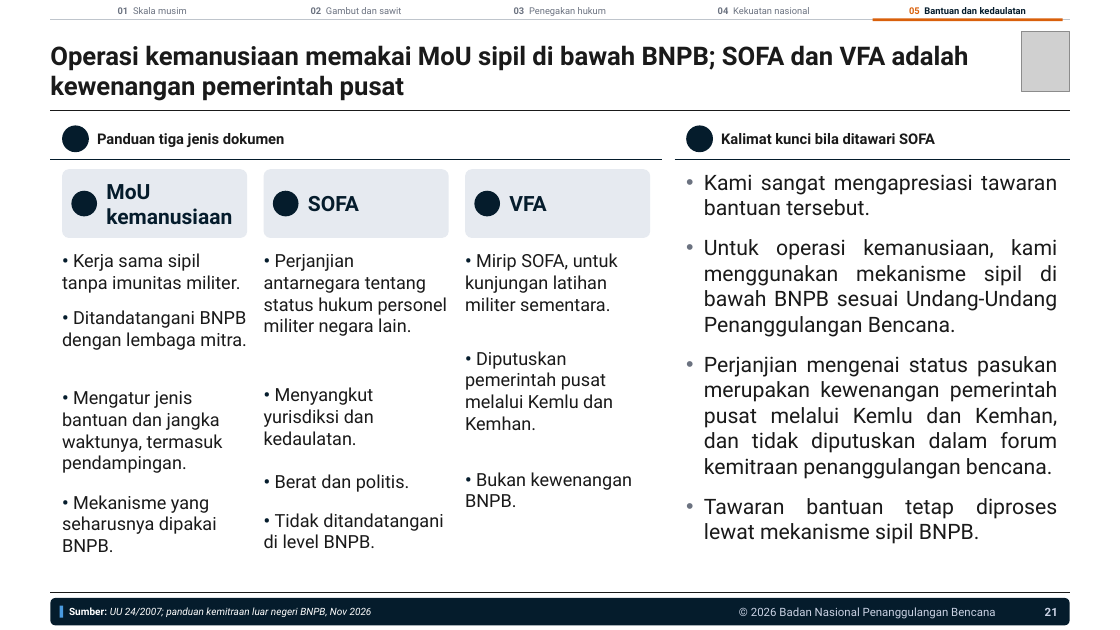
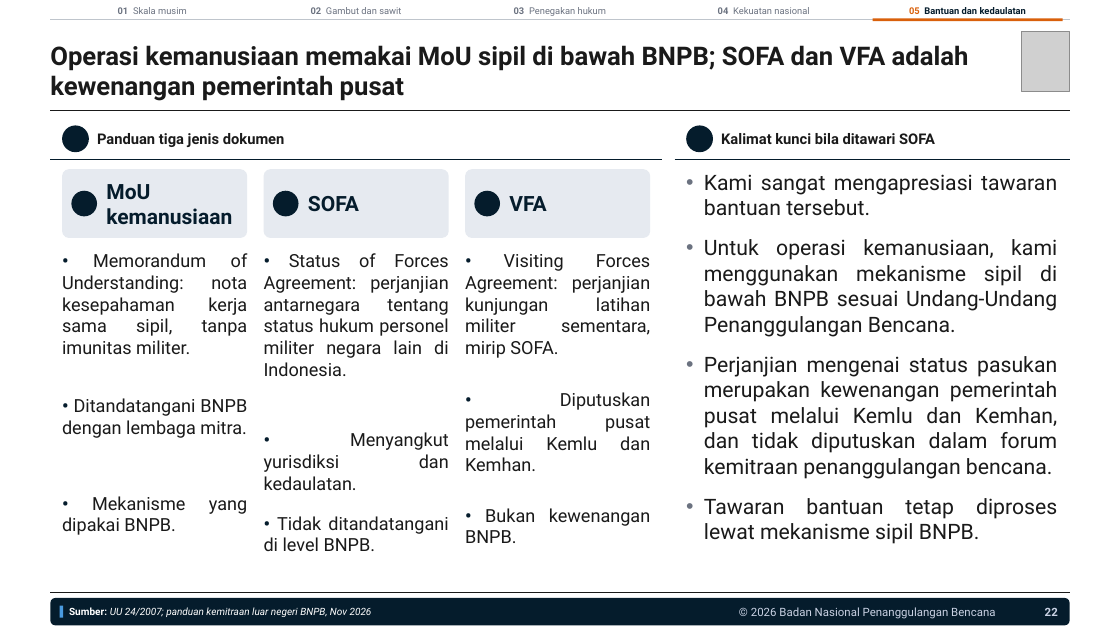
Before and after one commit to terasurbannetwork/poskokarhutla, a slide deck: slide 22 of data/laporan-bnpb/narasi-publik-karhutla-041126/Brief Narasi Publik Karhutla 041126.pptx (slide 21 before the commit). Drawn at 1120x630 pixels with LibreOffice and Linux fonts; fonts in the diff are those of the drawing; grey boxes stand for pictures; background and template pictures are left out. Boxes give left, top, right and bottom in pixels: in the first picture for what was removed or moved away, otherwise in the second. Text is boxed around its words. In the diff, an @@ line names an element or a change of style, - is before the commit and + after.

```diff
--- a/data/laporan-bnpb/narasi-publik-karhutla-041126/Brief Narasi Publik Karhutla 041126.pptx
+++ b/data/laporan-bnpb/narasi-publik-karhutla-041126/Brief Narasi Publik Karhutla 041126.pptx
@@ text at (62, 253, 248, 354): text changed @@
-• Kerja sama sipil tanpa imunitas militer.
+• Memorandum of Understanding: nota kesepahaman kerja sama sipil, tanpa imunitas militer.
@@ text at (264, 253, 449, 376): text changed @@
-• Perjanjian antarnegara tentang status hukum personel militer negara lain.
+• Status of Forces Agreement: perjanjian antarnegara tentang status hukum personel militer negara lain di Indonesia.
@@ text at (465, 254, 650, 358): text changed @@
-• Mirip SOFA, untuk kunjungan latihan militer sementara.
+• Visiting Forces Agreement: perjanjian kunjungan latihan militer sementara, mirip SOFA.
@@ text "• Diputuskan pemerintah pusat melalui ...": place and size @@
-text "• Diputuskan pemerintah pusat melalui ..." at (465, 351, 613, 430)
+text "• Diputuskan pemerintah pusat melalui ..." at (465, 392, 650, 471)
@@ alignment left to justified in 5 elements at (264, 516, 448, 551), (465, 508, 650, 543), (465, 392, 650, 471), (264, 432, 449, 490), (62, 398, 247, 438) @@
@@ text "• Ditandatangani BNPB dengan lembaga ...": place and size @@
-text "• Ditandatangani BNPB dengan lembaga ..." at (62, 310, 247, 350)
+text "• Ditandatangani BNPB dengan lembaga ..." at (62, 398, 247, 438)
@@ text removed at (62, 391, 223, 473) @@
-• Mengatur jenis bantuan dan jangka waktunya, termasuk pendampingan.
@@ text "• Menyangkut yurisdiksi dan kedaulatan.": place and size @@
-text "• Menyangkut yurisdiksi dan kedaulatan." at (264, 387, 374, 445)
+text "• Menyangkut yurisdiksi dan kedaulatan." at (264, 432, 449, 490)
@@ text removed at (275, 474, 410, 492) @@
-• Berat dan politis.
@@ text at (62, 496, 185, 535): text changed @@
-• Mekanisme yang seharusnya dipakai BNPB.
+• Mekanisme yang dipakai BNPB.
@@ text "• Bukan kewenangan BNPB.": place and size @@
-text "• Bukan kewenangan BNPB." at (465, 472, 632, 507)
+text "• Bukan kewenangan BNPB." at (465, 508, 650, 543)
@@ text at (1045, 607, 1058, 616): text changed @@
-21
+22
```
Also in this commit, not shown: 12 other slides changed, 4 slides added, 1 slide removed, 3 other files.
